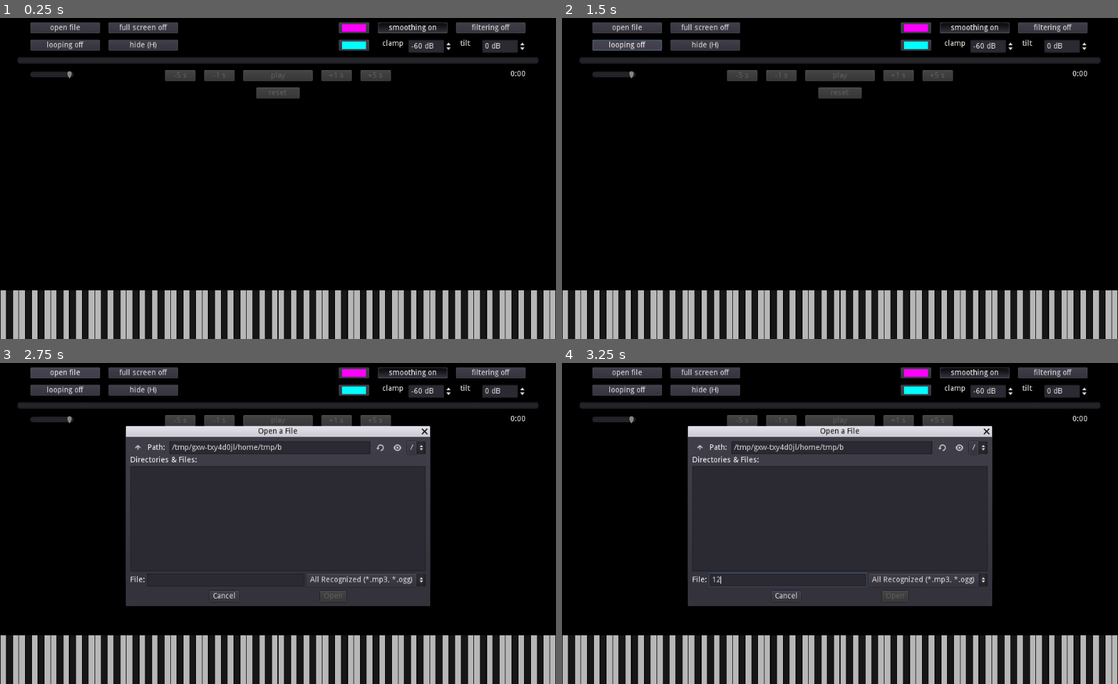
Above: before the commit, frames 1-4 (two rows, left to right).
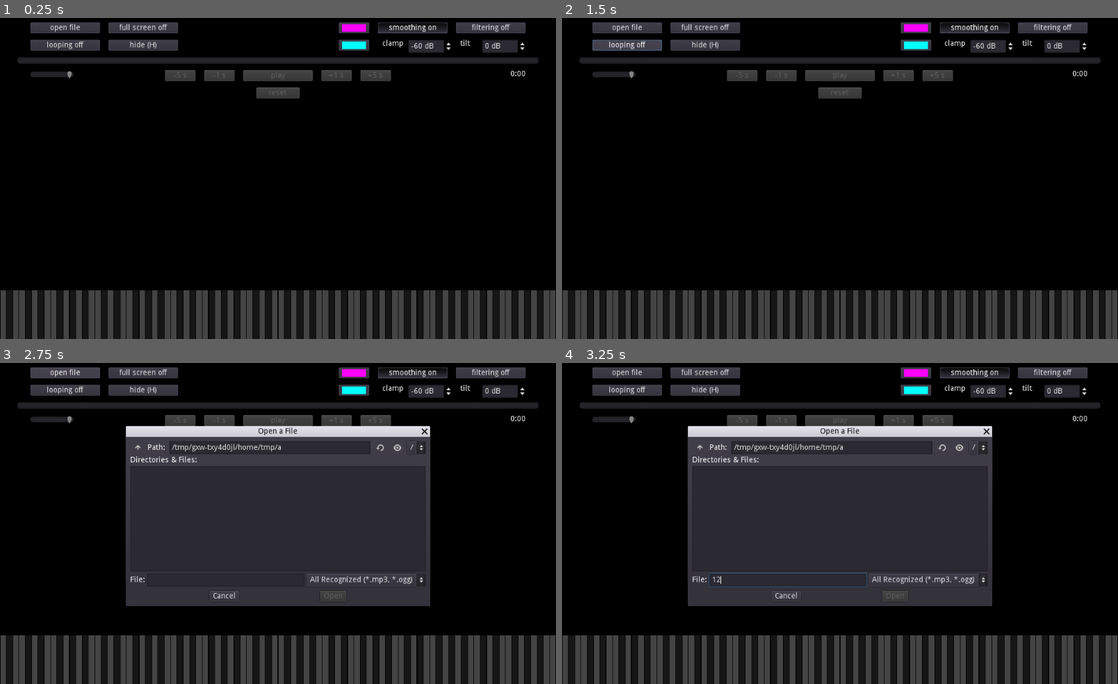
Above: after the commit, the same moments.

Repository: kinokomushroom/Godot-Piano-Transcription-Helper
Game: Godot game, scene res://Main.tscn
Same seed, same stepped clock (60 frames per second), same inputs: the game is played once before the commit and once after it.
Inputs (mouse positions are in pixels of both pictures, inside the frame that each line leads up to):
- Up to frame 1 (0.25 s): no input
- Up to frame 2 (1.5 s): click "looping off" at 0.5 s; click "looping on" at 1.25 s
- Up to frame 3 (2.75 s): click "open file" at 2 s
- Up to frame 4 (3.25 s): click (789, 581) at 2.77 s; type "12" at 2.85 s

The runs differ from the first frame. In frame 1, 8.5% of the frame differs, in the area x 0-100%, y 84-100%; in frame 2, 8.5%; in frame 3, 8.5%, in the area x 0-100%, y 25-100%; in frame 4, 8.5%.

Commit message:
Add colourful keys
Piano keys now light up.
Added hints when the cursor hovers over a UI element.
Added some secret colour modes.

Diff:
--- a/Main.gd
+++ b/Main.gd
@@ -16,6 +16,12 @@
 var lowest_magnitude: float = -60.0
 var absolute_lowest_magnitude: float = -80.0
 var magnitude_decrease_speed: float = 1.5 * lowest_magnitude
+
+var color_array = []
+enum ColorMode {USER, GRADIENT_CHANGE, SINGLE_CHANGE, RAINBOW}
+var color_mode = ColorMode.USER
+var time: float = 0.0
+var color_change_speed: float = 60
 
 var magnitude_bar_width: float = 0.4
 export var gradient: Gradient
@@ -123,6 +129,33 @@
 			$AudioStreamPlayer.seek(play_position)
 			scrubbing = false
 
+func update_colors():
+	match color_mode:
+		ColorMode.USER:
+			pass
+		ColorMode.GRADIENT_CHANGE:
+			var hue_1: float = time / color_change_speed
+			var hue_2: float = hue_1 + 1.0 / 3.0
+			hue_1 -= floor(hue_1)
+			hue_2 -= floor(hue_2)
+			gradient.set_color(0, Color.from_hsv(hue_1, 1.0, 1.0))
+			gradient.set_color(1, Color.from_hsv(hue_2, 1.0, 1.0))
+		ColorMode.SINGLE_CHANGE:
+			var hue: float = time / color_change_speed + 2.0 / 3.0
+			hue -= floor(hue)
+			gradient.set_color(0, Color.from_hsv(hue, 0.8, 1.0))
+			gradient.set_color(1, Color.from_hsv(hue, 0.8, 1.0))
+	if not color_mode == ColorMode.RAINBOW:
+		for key_index in range(0, key_number):
+			var x_position_uniform: float = 1.0 / key_number * (key_index + 0.5)
+			color_array[key_index] = gradient.interpolate(x_position_uniform)
+	else:
+		for key_index in range(0, key_number):
+			var x_position_uniform: float = 1.0 / key_number * (key_index + 0.5)
+			var hue: float = x_position_uniform + time / color_change_speed
+			hue -= floor(hue)
+			color_array[key_index] = Color.from_hsv(hue, 1.0, 1.0)
+
 func analyze_frequencies():
 	if not $AudioStreamPlayer.playing:
 		# stop processing when paused, so that it appears frozen
@@ -181,7 +214,7 @@
 		var height_uniform: float = max(0.0, map_range(magnitude, lowest_magnitude, 0.0, 0.0, 1.0))
 		var height: float = screen_size.y * height_uniform
 		var width: float = screen_size.x / float(key_number) * magnitude_bar_width
-		var color: Color = gradient.interpolate(x_position_uniform)
+		var color: Color = color_array[key_index]
 		var alpha: float = 1.0
 		if height_uniform < 0.5:
 			alpha *= map_range(height_uniform, 0.0, 0.5, 0.1, 1.0)
@@ -215,13 +248,24 @@
 		var x_position: float = screen_size.x / float(key_number) * (key_index + 0.5)
 		var width: float = screen_size.x / float(key_number) * piano_bar_width
 		var height: float = screen_size.y * piano_bar_height
+		# calculate the colour
+		var magnitude: float = magnitude_db_array[key_index][averaging_frames - 1]
+		var magnitude_normalized: float = clamp(map_range(magnitude, lowest_magnitude, 0.0, 0.0, 2.0), 0.0, 2.0)
+		var emit_color: Color = color_array[key_index]
+		if magnitude_normalized >= 1.0:
+			emit_color = emit_color.lightened(map_range(magnitude_normalized, 1.0, 2.0, 0.0, 1.0))
+		var factor: float = filtered_magnitude_array[key_index] * min(magnitude_normalized, 1.0)
 		if key_white_array[key_index]:
+			var final_color: Color = white_key_color.linear_interpolate(emit_color, factor)
 			draw_rect(Rect2(x_position - width / 2, screen_size.y - height, width, height), white_key_color)
+			draw_rect(Rect2(x_position - width / 2, screen_size.y - height, width, height * 0.8), final_color)
 		else:
-#			draw_rect(Rect2(x_position - width / 2, screen_size.y - height, width, height * 0.8), black_key_color)
+			var final_color: Color = black_key_color.linear_interpolate(emit_color, factor)
 			draw_rect(Rect2(x_position - width / 2, screen_size.y - height, width, height), black_key_color)
+			draw_rect(Rect2(x_position - width / 2, screen_size.y - height, width, height * 0.5), final_color)
 
 func _draw():
+	update_colors()
 	draw_rect(Rect2(0, 0, screen_size.x, screen_size.y), Color.black)
 	draw_lines()
 	draw_magnitude()
@@ -253,8 +297,12 @@
 			if (key_index + 12 - black_position) % 12 == 0:
 				key_white_array[key_index] = false
 
+		var x_position_uniform: float = 1.0 / key_number * (key_index + 0.5)
+		color_array.append(gradient.interpolate(x_position_uniform))
+
 func _process(_delta):
 	delta = _delta
+	time += delta
 
 	control_playback()
 
@@ -386,3 +434,17 @@
 		$Control/volume.value = -1.0
 	else:
 		$Control/volume.value = actual_volume
+
+
+func _on_color_pressed():
+	match color_mode:
+		ColorMode.USER:
+			color_mode = ColorMode.GRADIENT_CHANGE
+		ColorMode.GRADIENT_CHANGE:
+			color_mode = ColorMode.SINGLE_CHANGE
+		ColorMode.SINGLE_CHANGE:
+			color_mode = ColorMode.RAINBOW
+		ColorMode.RAINBOW:
+			color_mode = ColorMode.USER
+			gradient.set_color(0, $Control/Color1.color)
+			gradient.set_color(1, $Control/Color2.color)
--- a/Main.tscn
+++ b/Main.tscn
@@ -82,12 +82,18 @@
 
 [sub_resource type="ShortCut" id=27]
 shortcut = SubResource( 26 )
+
+[sub_resource type="InputEventAction" id=28]
+action = "color"
+
+[sub_resource type="ShortCut" id=29]
+shortcut = SubResource( 28 )
 
 [node name="Main" type="Node2D"]
 script = ExtResource( 1 )
 gradient = SubResource( 1 )
 line_color = Color( 0.137255, 0.137255, 0.137255, 1 )
-white_key_color = Color( 0.721569, 0.721569, 0.721569, 1 )
+white_key_color = Color( 0.270588, 0.270588, 0.270588, 1 )
 black_key_color = Color( 0.0901961, 0.0901961, 0.0901961, 1 )
 
 [node name="AudioStreamPlayer" type="AudioStreamPlayer" parent="."]
@@ -108,8 +114,10 @@
 margin_top = 104.0
 margin_right = 64.0
 margin_bottom = 124.0
+hint_tooltip = "shortcut: (Space)"
 disabled = true
 toggle_mode = true
+shortcut_in_tooltip = false
 action_mode = 0
 shortcut = SubResource( 3 )
 text = "play"
@@ -124,7 +132,9 @@
 margin_top = 136.0
 margin_right = 40.0
 margin_bottom = 156.0
+hint_tooltip = "shortcut: (R)"
 disabled = true
+shortcut_in_tooltip = false
 action_mode = 0
 shortcut = SubResource( 5 )
 text = "reset"
@@ -137,7 +147,9 @@
 margin_top = 48.0
 margin_right = 184.0
 margin_bottom = 68.0
+hint_tooltip = "shortcut: (L)"
 toggle_mode = true
+shortcut_in_tooltip = false
 action_mode = 0
 shortcut = SubResource( 7 )
 text = "looping off"
@@ -153,7 +165,9 @@
 margin_right = -80.0
 margin_bottom = 124.0
 rect_pivot_offset = Vector2( 40, 10 )
+hint_tooltip = "shortcut: (Down Arrow)"
 disabled = true
+shortcut_in_tooltip = false
 action_mode = 0
 shortcut = SubResource( 9 )
 text = "-1 s"
@@ -169,7 +183,9 @@
 margin_right = 136.0
 margin_bottom = 124.0
 rect_pivot_offset = Vector2( 40, 10 )
+hint_tooltip = "shortcut: (Up Arrow)"
 disabled = true
+shortcut_in_tooltip = false
 action_mode = 0
 shortcut = SubResource( 11 )
 text = "+1 s"
@@ -185,7 +201,9 @@
 margin_right = -152.0
 margin_bottom = 124.0
 rect_pivot_offset = Vector2( 40, 10 )
+hint_tooltip = "shortcut: (Left Arrow)"
 disabled = true
+shortcut_in_tooltip = false
 action_mode = 0
 shortcut = SubResource( 13 )
 text = "-5 s"
@@ -201,7 +219,9 @@
 margin_right = 208.0
 margin_bottom = 124.0
 rect_pivot_offset = Vector2( 40, 10 )
+hint_tooltip = "shortcut: (Right Arrow)"
 disabled = true
+shortcut_in_tooltip = false
 action_mode = 0
 shortcut = SubResource( 15 )
 text = "+5 s"
@@ -227,6 +247,8 @@
 margin_top = 16.0
 margin_right = -344.0
 margin_bottom = 36.0
+hint_tooltip = "change colour of lower frequencies
+press (C) to change colour mode"
 color = Color( 1, 0, 1, 1 )
 __meta__ = {
 "_edit_use_anchors_": false
@@ -239,6 +261,8 @@
 margin_top = 48.0
 margin_right = -344.0
 margin_bottom = 68.0
+hint_tooltip = "change colour of higher frequencies
+press (C) to change colour mode"
 color = Color( 0, 1, 1, 1 )
 __meta__ = {
 "_edit_use_anchors_": false
@@ -249,6 +273,9 @@
 margin_top = 16.0
 margin_right = 184.0
 margin_bottom = 36.0
+hint_tooltip = "shortcut: (O)
+only .mp3 and .ogg are supported"
+shortcut_in_tooltip = false
 action_mode = 0
 shortcut = SubResource( 17 )
 text = "open file"
@@ -261,6 +288,9 @@
 margin_top = 48.0
 margin_right = 328.0
 margin_bottom = 68.0
+hint_tooltip = "shortcut: (H)
+press once to hide UI, press again to hide keyboard, and press again to show everything"
+shortcut_in_tooltip = false
 action_mode = 0
 shortcut = SubResource( 19 )
 text = "hide (H)"
@@ -275,7 +305,10 @@
 margin_top = 16.0
 margin_right = -200.0
 margin_bottom = 36.0
+hint_tooltip = "shortcut: (S)
+smooths values over several frames, so that it appears less jumpy"
 toggle_mode = true
+shortcut_in_tooltip = false
 pressed = true
 action_mode = 0
 shortcut = SubResource( 21 )
@@ -291,7 +324,10 @@
 margin_top = 16.0
 margin_right = -56.0
 margin_bottom = 36.0
+hint_tooltip = "shortcut: (F)
+highlight the peaks of frequencies"
 toggle_mode = true
+shortcut_in_tooltip = false
 action_mode = 0
 shortcut = SubResource( 23 )
 text = "filtering off"
@@ -304,7 +340,9 @@
 margin_top = 16.0
 margin_right = 328.0
 margin_bottom = 36.0
+hint_tooltip = "shortcut: (F11)"
 toggle_mode = true
+shortcut_in_tooltip = false
 action_mode = 0
 shortcut = SubResource( 25 )
 text = "full screen off"
@@ -345,6 +383,7 @@
 margin_top = 48.0
 margin_right = -190.0
 margin_bottom = 72.0
+hint_tooltip = "adjust the minimum dB that is shown"
 min_value = -80.0
 max_value = -20.0
 step = 0.1
@@ -361,6 +400,7 @@
 margin_top = 48.0
 margin_right = -54.0
 margin_bottom = 72.0
+hint_tooltip = "adjust the balance of high and low frequencies"
 min_value = -40.0
 max_value = 40.0
 step = 0.1
@@ -399,6 +439,7 @@
 margin_right = 88.0
 margin_bottom = -12.0
 toggle_mode = true
+shortcut_in_tooltip = false
 action_mode = 0
 shortcut = SubResource( 27 )
 text = "mute"
@@ -406,11 +447,26 @@
 "_edit_use_anchors_": false
 }
 
+[node name="color" type="Button" parent="Control"]
+margin_left = 104.0
+margin_top = -32.0
+margin_right = 160.0
+margin_bottom = -12.0
+shortcut_in_tooltip = false
+action_mode = 0
+shortcut = SubResource( 29 )
+text = "color"
+__meta__ = {
+"_edit_use_anchors_": false
+}
+
 [node name="volume" type="HSlider" parent="Control"]
 margin_left = 56.0
 margin_top = 104.0
 margin_right = 136.0
 margin_bottom = 120.0
+hint_tooltip = "control audio volume (doesn't affect visuals)
+mute by pressing (M)"
 max_value = 1.0
 step = 0.0
 value = 1.0
@@ -440,4 +496,5 @@
 [connection signal="mouse_exited" from="Control/tilt" to="." method="_on_tilt_mouse_exited"]
 [connection signal="value_changed" from="Control/tilt" to="." method="_on_tilt_value_changed"]
 [connection signal="toggled" from="Control/mute" to="." method="_on_mute_toggled"]
+[connection signal="pressed" from="Control/color" to="." method="_on_color_pressed"]
 [connection signal="value_changed" from="Control/volume" to="." method="_on_volume_value_changed"]
--- a/project.godot
+++ b/project.godot
@@ -122,6 +122,11 @@
 "events": [ Object(InputEventKey,"resource_local_to_scene":false,"resource_name":"","device":0,"alt":false,"shift":false,"control":false,"meta":false,"command":false,"pressed":false,"scancode":77,"unicode":0,"echo":false,"script":null)
  ]
 }
+color={
+"deadzone": 0.5,
+"events": [ Object(InputEventKey,"resource_local_to_scene":false,"resource_name":"","device":0,"alt":false,"shift":false,"control":false,"meta":false,"command":false,"pressed":false,"scancode":67,"unicode":0,"echo":false,"script":null)
+ ]
+}
 
 [physics]
 
Not shown: 1 places in Main.tscn that only renumber resources
Not shown, changed: README.md
